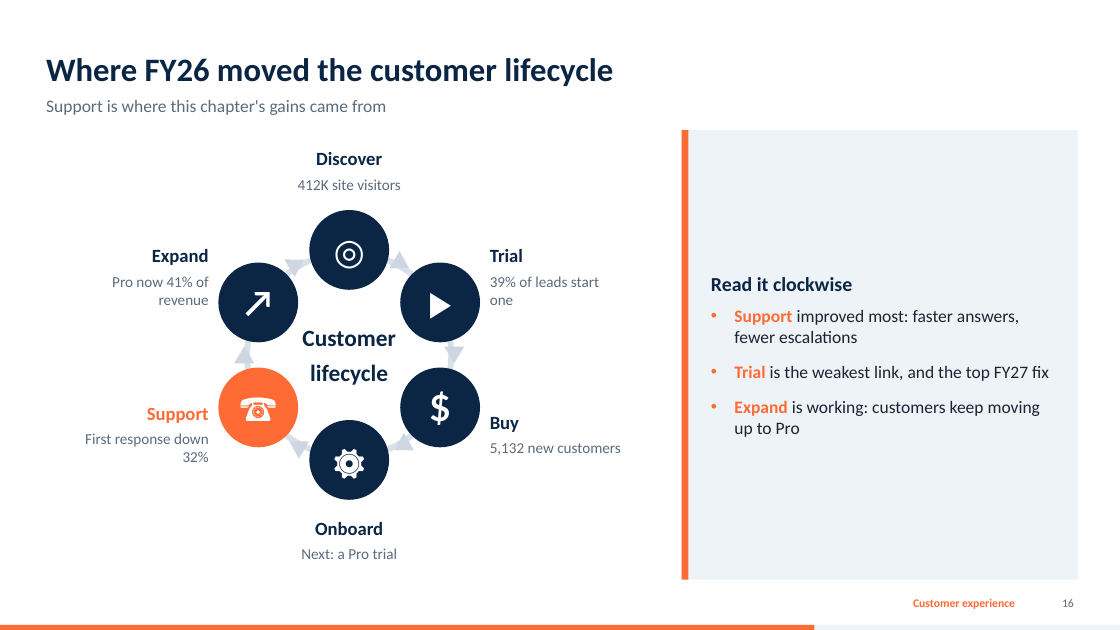
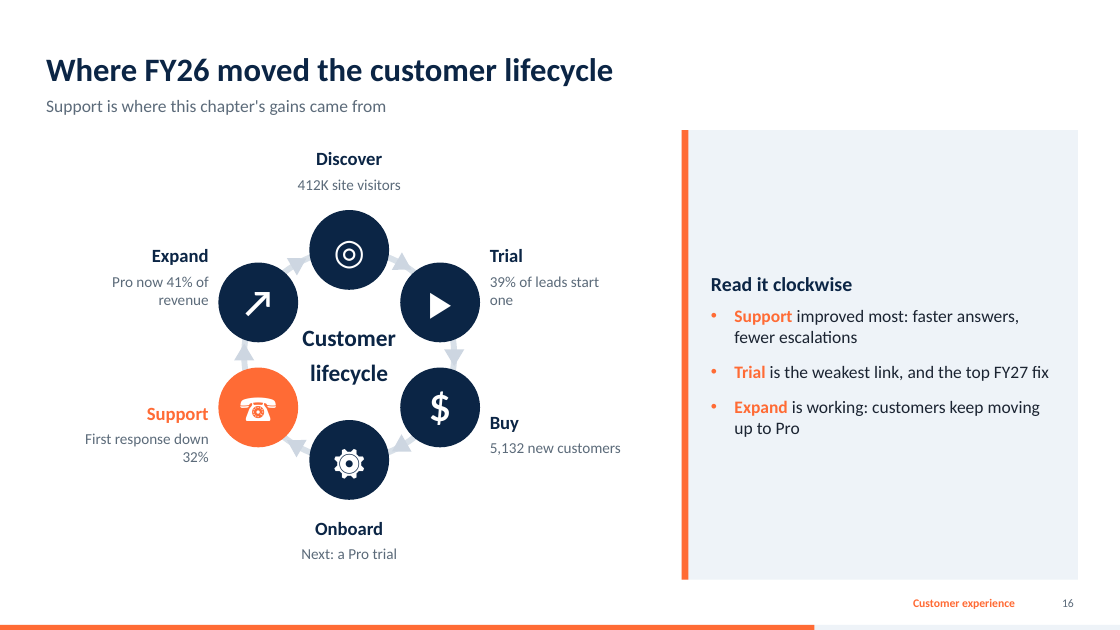
Before and after one commit to FrocketGaming/PPT_DEMO, a slide deck: slide 16 of out/demo_advanced.pptx. Drawn at 1120x630 pixels with LibreOffice and Linux fonts; fonts in the diff are those of the drawing. Boxes give left, top, right and bottom in pixels: in the first picture for what was removed or moved away, otherwise in the second. Text is boxed around its words. In the diff, an @@ line names an element or a change of style, - is before the commit and + after.

```diff
--- a/out/demo_advanced.pptx
+++ b/out/demo_advanced.pptx
@@ donut: place and size @@
-donut at box(245, 250, 455, 460)
+donut at box(241, 247, 457, 463)
@@ donut at box(241, 247, 457, 463): proportions changed @@
@@ triangle: place and size @@
-triangle at box(444, 346, 465, 363)
+triangle at box(444, 350, 465, 366)
```
Also in this commit, not shown: 3 other files.
